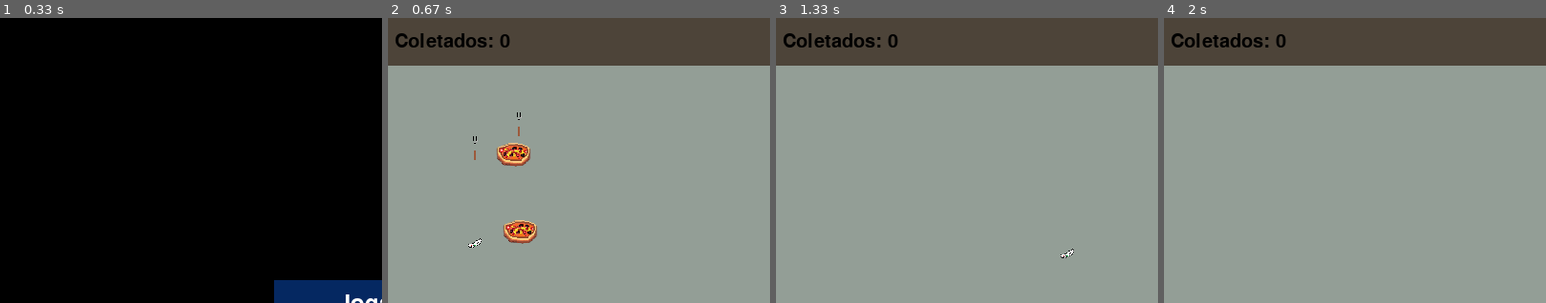
Above: before the commit, frames 1-4 (left to right).
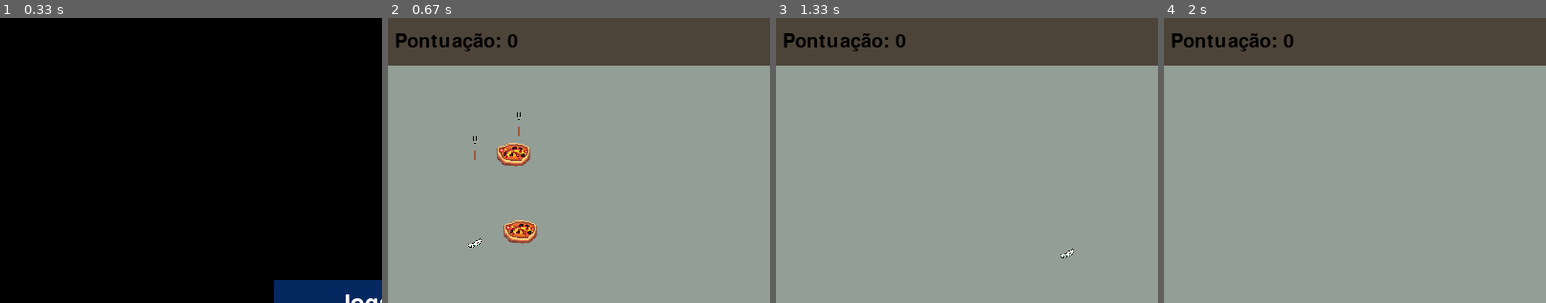
Above: after the commit, the same moments.

Repository: WesleyGCO/Pizza-Panic
Game: pygame game, started from src/main.py
Same seed, same stepped clock (60 frames per second), same inputs: the game is played once before the commit and once after it.
Inputs (mouse positions are % of the whole screen's width and height, from its top left):
- Up to frame 1 (0.33 s): no input
- Up to frame 2 (0.67 s): click "Jogar" at 0.38 s
- Up to frame 3 (1.33 s): hold Right 0.67-1.13 s; move the mouse to (46, 55) at 0.7 s; hold Right from 1.17 s (still down)
- Up to frame 4 (2 s): release Right at 1.63 s; hold Left from 1.67 s (still down)
The pictures show only the part of the screen within x 2-52%, y 0-50%; the shares and areas given below are measured in that part.

Frame 1 is identical in both runs. In frame 2, 0.8% of the frame differs, in the area x 2-34%, y 5-12%; in frame 3, 0.8%; in frame 4, 0.8%.

Commit message:
Criado pontuação para os itens

Diff:
--- a/src/entities/Espatula.py
+++ b/src/entities/Espatula.py
@@ -1,5 +1,5 @@
 from entities.Objeto import Objeto
-import pygame
+import pygame # type: ignore
 
 class Espatula(Objeto):
     def __init__(self, x, y, largura, altura, vx, vy):
@@ -17,3 +17,6 @@
 
     def reinicia(self):
         super().reinicia_item()
+
+    def pontuacao(self):
+        return -2
--- a/src/entities/Jogo.py
+++ b/src/entities/Jogo.py
@@ -1,7 +1,6 @@
-import pygame, random
+import pygame, random # type: ignore
 
 from components.MenuInicial_componente import MenuInicial
-from entities.Personagem import Personagem
 from servicos.personagem_servico import Personagem_Servico
 from servicos.tempo_servico import Tempo_Servico
 from servicos.jogo_servico import Jogo_Servico
@@ -79,7 +78,7 @@
         # Verificar colisão entre personagem e item
         for item in self.itens_ruins:
             if self.item_servico.checa_colisao(self.personagem, item):
-                self.personagem_servico.coletar_item(self.personagem)
+                self.personagem_servico.coletar_item(self.personagem, item)
                 self.item_servico.reinicia_item_coletou(item)
 
     def render(self):
--- a/src/entities/Objeto.py
+++ b/src/entities/Objeto.py
@@ -27,3 +27,6 @@
 
     def andar_direita(self):
         pass
+
+    def pontuacao(self):
+        pass
--- a/src/entities/Pano.py
+++ b/src/entities/Pano.py
@@ -1,5 +1,5 @@
 from entities.Objeto import Objeto
-import pygame
+import pygame # type: ignore
 
 class Pano(Objeto):
     def __init__(self, x, y, largura, altura, vx, vy):
@@ -17,3 +17,6 @@
 
     def reinicia(self):
         super().reinicia_item()
+
+    def pontuacao(self):
+        return -3
--- a/src/entities/Personagem.py
+++ b/src/entities/Personagem.py
@@ -35,9 +35,10 @@
         elif self.posicao.x + self.altura > tela_altura:  # Se estiver à direita da tela
             self.posicao.x = tela_altura - self.altura
 
-    def coletar_item(self):
+    def coletar_item(self, pontuacao):
         # Adiciona o item coletado à lista de itens coletados
-        self.itens_coletados += 1
+        self.itens_coletados += pontuacao
+
 
     def pegar_itens_coletados(self):
         return self.itens_coletados
--- a/src/entities/Pizza.py
+++ b/src/entities/Pizza.py
@@ -1,4 +1,5 @@
-import pygame
+from entities.Personagem import Personagem
+import pygame # type: ignore
 from entities.Objeto import Objeto
 
 class Pizza(Objeto):
@@ -17,3 +18,6 @@
 
     def reinicia(self):
         super().reinicia_item()
+
+    def pontuacao(self):
+        return 5
--- a/src/servicos/personagem_servico.py
+++ b/src/servicos/personagem_servico.py
@@ -1,3 +1,4 @@
+from entities.Objeto import Objeto
 from entities.Personagem import Personagem
 
 class Personagem_Servico:
@@ -18,9 +19,11 @@
         if isinstance(personagem, Personagem):
             personagem.andar_direita(tela_altura)
 
-    def coletar_item(self, personagem):
+    def coletar_item(self, personagem, item):
+        if isinstance(item, Objeto):
+            pontuacao = item.pontuacao()
         if isinstance(personagem, Personagem):
-            personagem.coletar_item()
+            personagem.coletar_item(pontuacao)
 
     def pegar_itens_coletados(self, personagem):
         if isinstance(personagem, Personagem):
--- a/src/servicos/tempo_servico.py
+++ b/src/servicos/tempo_servico.py
@@ -6,7 +6,7 @@
         quantidade_itens_coletados = personagem.itens_coletados
 
         # Desenha a quantidade de itens coletados na tela
-        texto_itens_coletados = f"Coletados: {quantidade_itens_coletados}"
+        texto_itens_coletados = f"Pontuação: {quantidade_itens_coletados}"
 
         # Cria a superfície do texto
         superficie_texto = fonte.render(texto_itens_coletados, True, (0, 0, 0))
